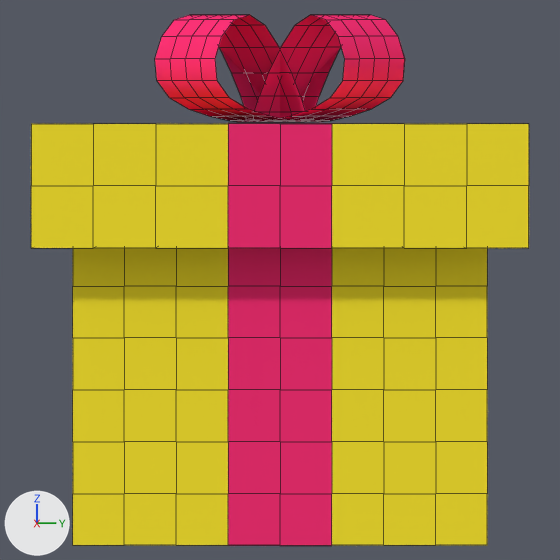
A saved change to the Blender file res/art/ic_launcher.blend.
One viewpoint serves both versions: the file's camera 'Camera'. Lighting does not change. The marker at lower left points along +X, +Y and +Z. Mesh edges are drawn as thin lines.

Before the edit, the objects in view are built like this:
```python
me_cube = bpy.data.meshes.new('Cube')
me_cube.from_pydata(...)  # 418 vertices, 416 faces; spans x -1.2..1.2, y -1.2..1.2, z -1.0..1.03
me_cube.materials.append(mat_box)  # yellow #ffea33
me_cube_006 = bpy.data.meshes.new('Cube.006')
me_cube_006.from_pydata(...)  # 8 vertices, 4 faces; spans x -0.171..0.171, y -0.007..0.705, z -0.011..0.626
me_cube_006.polygons.foreach_set('use_smooth', [True] * 4)
me_cube_006.materials.append(mat_ribbon)  # pink #ff3378
# before: 0 (-0.171, 0.007, -0.011), 1 (-0.171, 0.705, 0.103), 2 (0.171, 0.705, 0.103), 3 (0.171, 0.007, -0.011), 4 (-0.171, -0.007, 0.011)
# before: 5 (-0.171, 0.34, 0.626), 6 (0.171, 0.34, 0.626), 7 (0.171, -0.007, 0.011)
ob_bow_center = bpy.data.objects.new('Bow center', None)
ob_bow_center.location = (0.0, 0.0, 2.034)
ob_bow_center.rotation_euler = (0.0, 0.0, 1.257)  # degrees (0, 0, 72)
ob_bow_center.hide_set(True)  # its collection is switched off
ob_bow_loop = bpy.data.objects.new('Bow loop', me_cube_006)
ob_bow_loop.location = (0.0, 0.0, 2.034)
ob_bow_loop.rotation_euler = (0.0, 0.0, -0.786)  # degrees (0, 0, -45)
ob_bow_loop.scale = (1.2, 1.2, 1.2)
_m = ob_bow_loop.modifiers.new('Subsurf', 'SUBSURF')
_m.levels = 3
_m.render_levels = 3
_m = ob_bow_loop.modifiers.new('Array', 'ARRAY')
_m.count = 4
_m.constant_offset_displace = (0.0, 0.0, 0.0)
_m.use_relative_offset = False
_m.use_object_offset = True
_m.offset_object = ob_bow_new_center
ob_bow_new_center = bpy.data.objects.new('Bow new center', None)
ob_bow_new_center.location = (0.0, 0.0, 2.034)
ob_bow_new_center.rotation_euler = (0.0, 0.0, -2.356)  # degrees (0, 0, -135)
ob_bow_new_center.scale = (1.2, 1.2, 1.2)
ob_box = bpy.data.objects.new('Box', me_cube)
ob_box.location = (0.0, 0.0, 1.0)
ob_box.rotation_euler = (0.0, 0.0, 1.571)  # degrees (0, 0, 90)
# also in view: 'Ribbon.001' at (0.0, 0.0, 1.02)
```
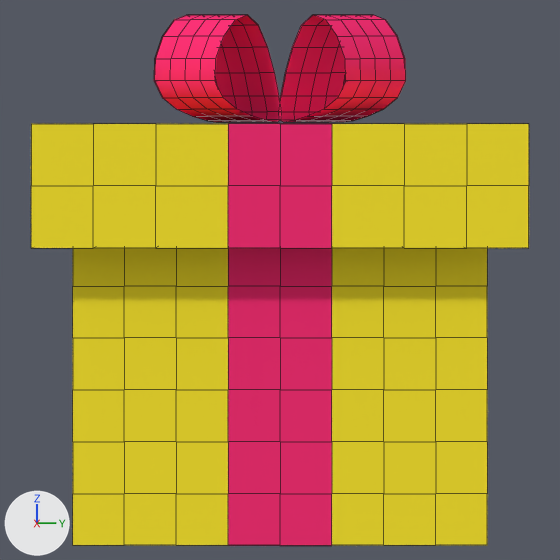
Commit message: New launcher icon artwork
This version has a less blocky bow.

ob_bow_new_center is not drawn itself; it is used by a modifier of ob_bow_loop.
ob_bow_center is not drawn itself; it is used by a modifier of ob_bow_loop.

What differs and where, as boxes [x1, y1, x2, y2] in the pictures (560 x 560 px):
'Bow loop', reshaped, modifiers changed: before [155, 15, 405, 122]; after [154, 15, 406, 122]

Edits to the bpy script that builds the scene:
```text
Change me_cube_006:
    where me_cube_006.from_pydata(...)  # 8 vertices, 4 faces; spans x -0.171..0.171, y -0.007..0.705, z -0.011..0.626
    used by ob_bow_loop; location = (0.0, 0.0, 2.034); rotation_euler = (0.0, 0.0, -0.786), in degrees (0, 0, -45); scale = (1.2, 1.2, 1.2)
    me_cube_006 part 1
    add for i in [1, 2, 5, 6]: me_cube_006.vertices[i].co += Vector((-0.003, -0.013, 0.0))
    add for i in [0, 3, 4, 7]: me_cube_006.vertices[i].co += Vector((-0.001, 0.15, 0.0))
Remove ob_bow_new_center:
    ob_bow_new_center = bpy.data.objects.new('Bow new center', None)
    ob_bow_new_center.location = (0.0, 0.0, 2.034)
    ob_bow_new_center.rotation_euler = (0.0, 0.0, -2.356)  # degrees (0, 0, -135)
    ob_bow_new_center.scale = (1.2, 1.2, 1.2)
Change ob_bow_loop:
    where _m = ob_bow_loop.modifiers.new('Array', 'ARRAY')
    _m.offset_object: ob_bow_new_center -> ob_bow_center
Change ob_bow_center:
    remove ob_bow_center.hide_set(True)  # its collection is switched off
    ob_bow_center.rotation_euler: (0.0, 0.0, 1.257) -> (0.0, 0.0, -2.356)  # degrees (0, 0, 72) -> degrees (0, 0, -135)
    ob_bow_center.scale: (1.0, 1.0, 1.0) -> (1.2, 1.2, 1.2)
```
